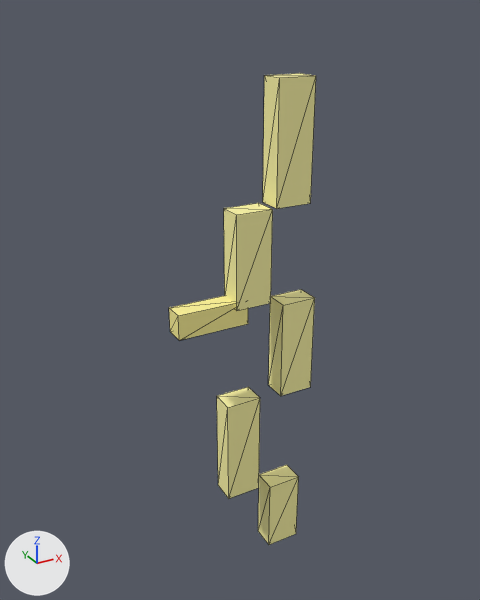
Two versions of the glTF model app/src/main/assets/models/lightning.glb, one commit apart.
One viewpoint serves both versions: a camera (50 mm lens) standing at (-1.49, -2.48, 1.48) and looking at (-0.08, 0.09, 0.19). Lighting does not change. The marker at lower left points along +X, +Y and +Z. The first picture is the older version. Mesh edges are drawn as thin lines. Where no turn or scale is listed for an object, it has been applied to the vertices.

In view in the first picture: 'geometry_0'.
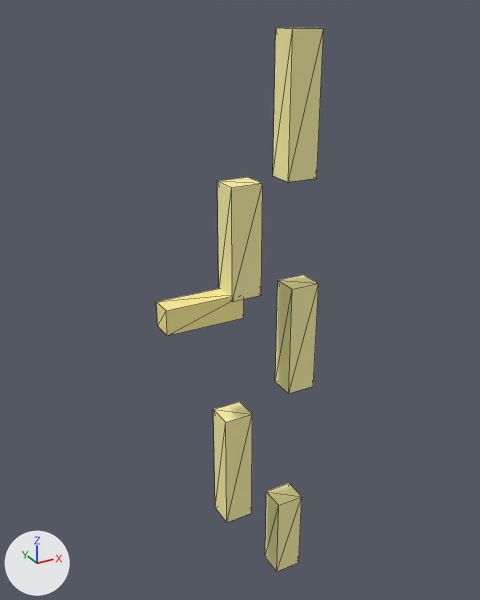
What differs and where, as boxes [x1, y1, x2, y2] in the pictures (480 x 600 px; the box of a moved part takes in the faces that stretch with it):
```json
{"object": "geometry_0", "change": "reshaped", "before": [169, 73, 316, 545], "after": [156, 27, 324, 572], "on screen": "14% wider, 15% taller"}
{"part": 1, "of": "me_geometry_0", "change": "moved or reshaped", "before": [263, 73, 316, 209], "after": [273, 27, 324, 182]}
{"part": 2, "of": "me_geometry_0", "change": "moved or reshaped", "before": [224, 203, 273, 311], "after": [217, 177, 263, 301]}
{"part": 3, "of": "me_geometry_0", "change": "moved or reshaped", "before": [268, 290, 315, 396], "after": [275, 275, 319, 393]}
{"part": 4, "of": "me_geometry_0", "change": "moved or reshaped", "before": [217, 387, 260, 498], "after": [213, 402, 252, 523]}
{"part": 5, "of": "me_geometry_0", "change": "moved or reshaped", "before": [258, 465, 299, 545], "after": [265, 483, 302, 572]}
{"part": 6, "of": "me_geometry_0", "change": "moved or reshaped", "before": [169, 295, 248, 340], "after": [156, 288, 244, 336]}
```

Edits to the scene script, one JSON object a line:
```json
{"block": "me_geometry_0", "where": "# used by ob_geometry_0; location = (0.0, 0.0, 0.0)"}
{"op": "remove", "block": "me_geometry_0", "code": "me_geometry_0.from_pydata(...)  # 48 vertices, 72 faces; spans x -0.46..0.25, y -0.06..0.06, z -1.26..1.22"}
{"op": "add", "block": "me_geometry_0", "code": "me_geometry_0.from_pydata(...)  # 48 vertices, 72 faces; spans x -0.52..0.27, y -0.06..0.06, z -1.48..1.4"}
{"block": "me_geometry_0", "change": "me_geometry_0 part 1: the loose piece of 8 vertices spanning x 0.02..0.2, y -0.06..0.06, z 0.67..1.22 is scaled about its middle by (0.833, 1.08, 1.13), then moved by (0.04, 0.0, 0.15)"}
{"block": "me_geometry_0", "change": "me_geometry_0 part 2: the loose piece of 8 vertices spanning x -0.18..0.0, y -0.06..0.06, z 0.22..0.67 is scaled about its middle by (0.833, 1.08, 1.16), then moved by (-0.04, 0.0, 0.09)"}
{"block": "me_geometry_0", "change": "me_geometry_0 part 3: the loose piece of 8 vertices spanning x 0.07..0.25, y -0.06..0.06, z -0.31..0.19 is scaled about its middle by (0.833, 1.08, 1.14), then moved by (0.03, 0.0, 0.04)"}
{"block": "me_geometry_0", "change": "me_geometry_0 part 4: the loose piece of 8 vertices spanning x -0.23..-0.05, y -0.06..0.06, z -0.83..-0.28 is scaled about its middle by (0.833, 1.08, 1.13), then moved by (-0.03, 0.0, -0.11)"}
{"block": "me_geometry_0", "change": "me_geometry_0 part 5: the loose piece of 8 vertices spanning x 0.02..0.2, y -0.06..0.06, z -1.26..-0.86 is scaled about its middle by (0.833, 1.08, 1.2), then moved by (0.04, 0.0, -0.18)"}
{"block": "me_geometry_0", "change": "me_geometry_0 part 6: the loose piece of 8 vertices spanning x -0.46..-0.11, y -0.05..0.05, z 0.13..0.25 is scaled about its middle by (1.09, 1.1, 1), then moved by (-0.04, 0.0, 0.04)"}
```
